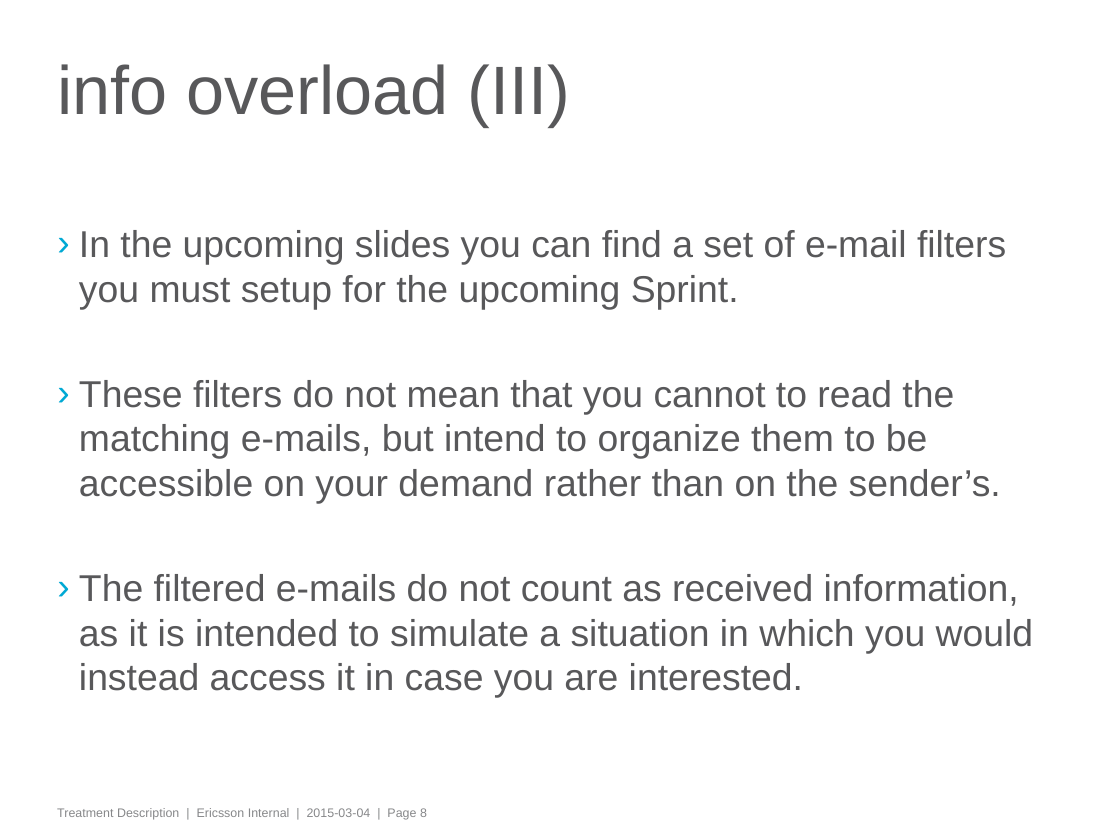
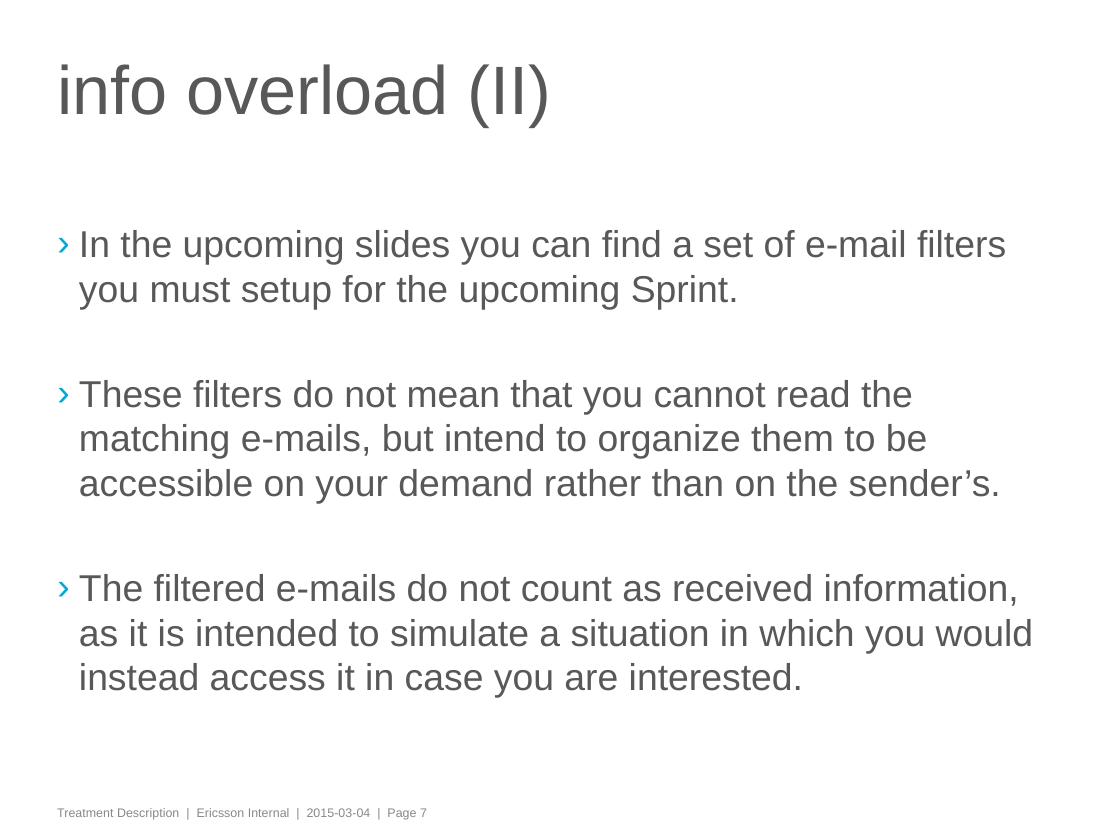
Before and after one commit to stoyicker/thesis-tex, a slide deck: slide 7 of Presentation material/treatment_guidelines_general.pptx (slide 8 before the commit). Drawn at 1120x840 pixels with LibreOffice and Linux fonts; fonts in the diff are those of the drawing; background and template pictures are left out. Boxes give left, top, right and bottom in pixels: in the first picture for what was removed or moved away, otherwise in the second. Text is boxed around its words. In the diff, an @@ line names an element or a change of style, - is before the commit and + after.

```diff
--- a/Presentation material/treatment_guidelines_general.pptx
+++ b/Presentation material/treatment_guidelines_general.pptx
@@ title at (57, 64, 551, 126): text changed @@
-info overload (III)
+info overload (II)
@@ text at (79, 380, 1001, 504): text changed @@
-› These filters do not mean that you cannot to read the matching e-mails, but intend to organize them to be accessible on your demand rather than on the sender’s.
+› These filters do not mean that you cannot read the matching e-mails, but intend to organize them to be accessible on your demand rather than on the sender’s.
@@ text at (57, 808, 427, 820): text changed @@
-Treatment Description | Ericsson Internal | 2015-03-04 | Page 8
+Treatment Description | Ericsson Internal | 2015-03-04 | Page 7
```
Also in this commit, not shown: 1 slide removed, 1 other file.
